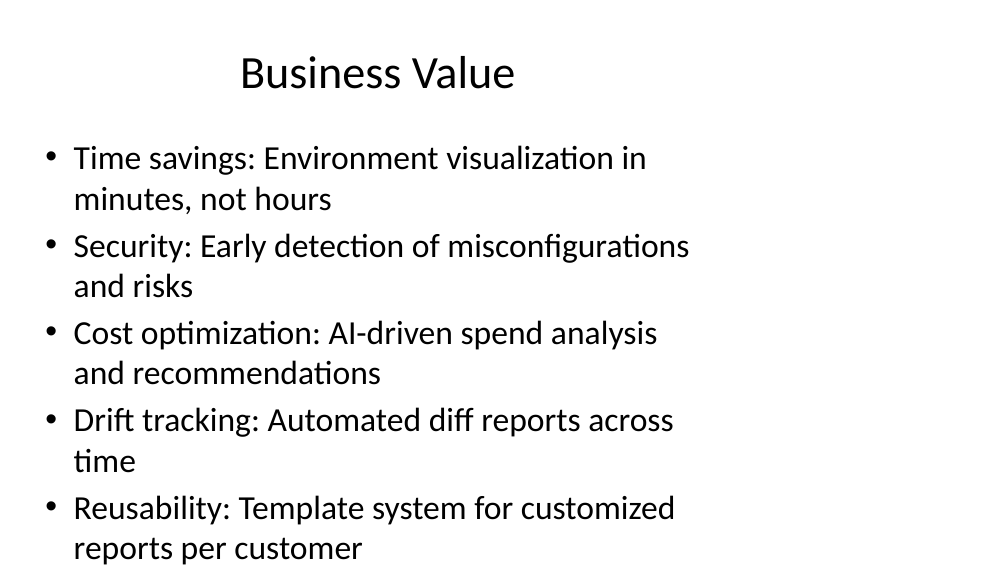
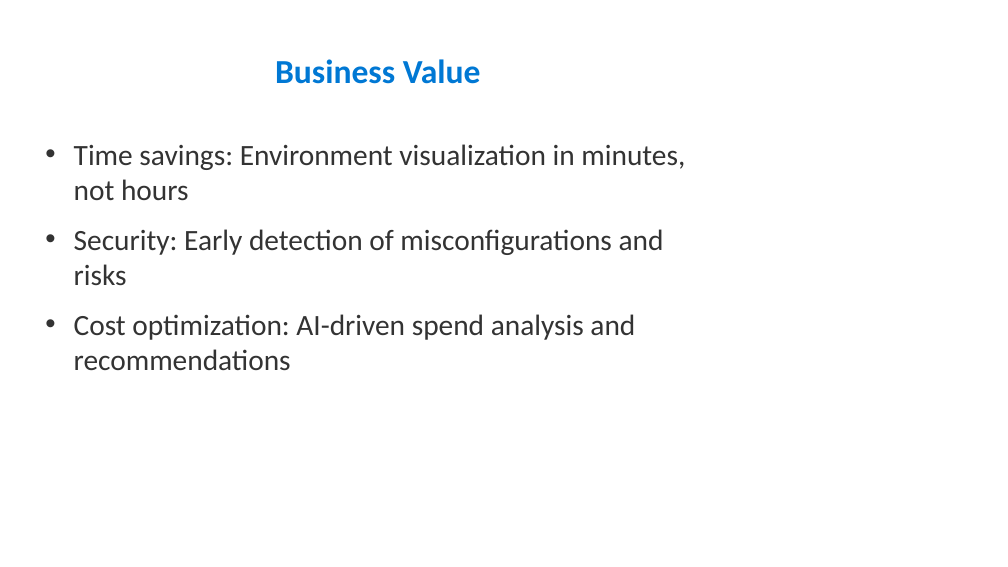
Before and after one commit to aktsmm/azure-ops-dashboard, a slide deck: slide 7 of presentations/AzureOpsDashboard.pptx (slide 5 before the commit). Drawn at 1008x567 pixels with LibreOffice and Linux fonts; fonts in the diff are those of the drawing. Boxes give left, top, right and bottom in pixels: in the first picture for what was removed or moved away, otherwise in the second. Text is boxed around its words. In the diff, an @@ line names an element or a change of style, - is before the commit and + after.

Commit message:
docs: PPTX v4 — 28pt font, full info restored, 21 slides with screenshot placeholders

```diff
--- a/presentations/AzureOpsDashboard.pptx
+++ b/presentations/AzureOpsDashboard.pptx
@@ title "Business Value" at [275,59,481,84]: size 44 to 32 pt, text colour #000000 to #0078D4, bold on @@
@@ text "Time savings: Environment visualization in ..." at [74,144,685,371]: size 32 to 28 pt, text colour #000000 to #333333; more space between paragraphs @@
@@ text at [74,407,676,565]: paragraphs removed @@
-• Drift tracking: Automated diff reports across time
-• Reusability: Template system for customized reports per customer
-• Amplification: Applicable to any Azure enterprise engagement
```
Also in this commit, not shown: 10 other slides changed, 10 slides added, 1 other file.
